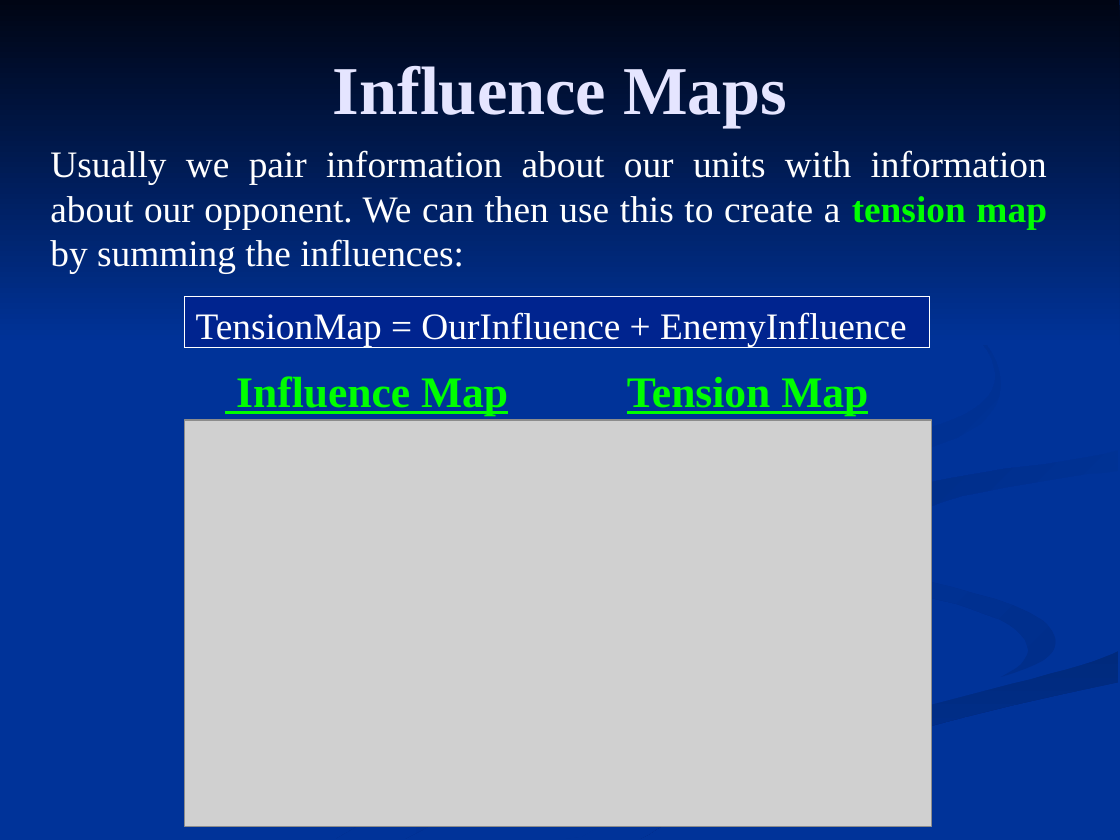
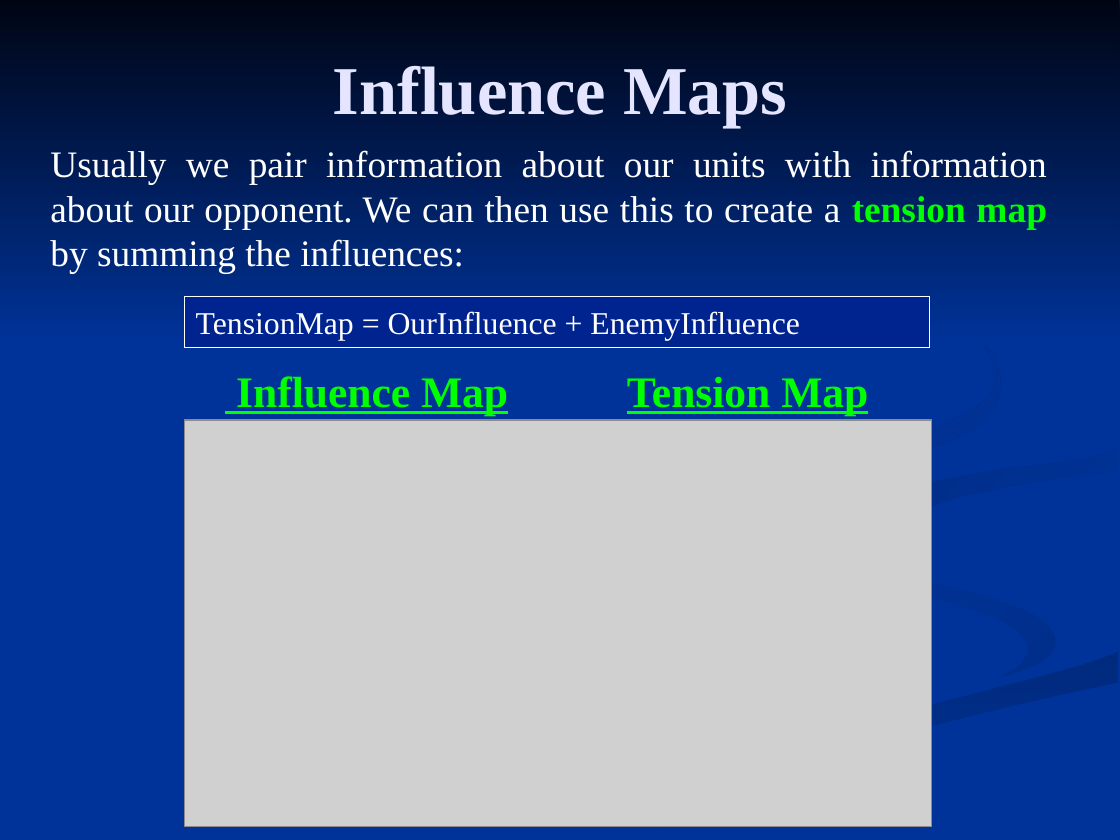
Before and after one commit to FleepyBeepy/Artificial-Intelligence, a slide deck: slide 4 of Lecture Slides/9.2 - Influence Maps.ppt. Drawn at 1120x840 pixels with LibreOffice and Linux fonts; fonts in the diff are those of the drawing; grey boxes stand for pictures. Boxes give left, top, right and bottom in pixels: in the first picture for what was removed or moved away, otherwise in the second. Text is boxed around its words. In the diff, an @@ line names an element or a change of style, - is before the commit and + after.

```diff
--- a/Lecture Slides/9.2 - Influence Maps.ppt
+++ b/Lecture Slides/9.2 - Influence Maps.ppt
@@ freeform shape at [646,261,1001,560]: fill gradient #003399 to #002B82 to gradient #002B82 to #003399 @@
@@ rectangle "TensionMap = OurInfluence + EnemyInfluence" at [185,297,930,347]: size 24 to 20.4 pt @@
```
Also in this commit, not shown: 7 other slides changed, 1 other file.
